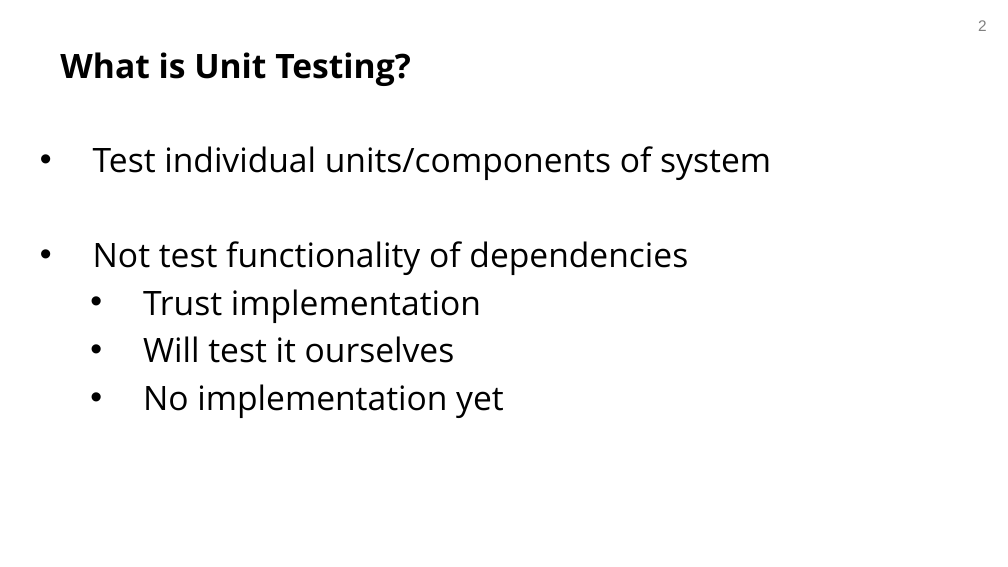
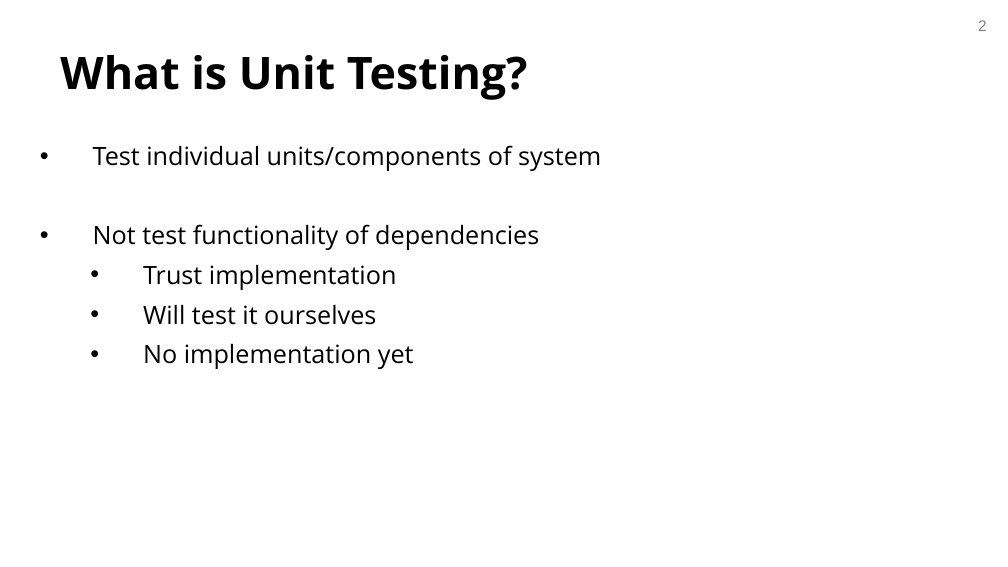
Before and after one commit to avishj/recitation-2-f24, a slide deck: slide 2 of resources/17623-recitation2.pptx. Drawn at 1008x567 pixels with LibreOffice and Linux fonts; fonts in the diff are those of the drawing; background and template pictures are left out. Boxes give left, top, right and bottom in pixels: in the first picture for what was removed or moved away, otherwise in the second. Text is boxed around its words. In the diff, an @@ line names an element or a change of style, - is before the commit and + after.

```diff
--- a/resources/17623-recitation2.pptx
+++ b/resources/17623-recitation2.pptx
@@ title "What is Unit Testing?" at [60,55,528,100]: size 24 to 32 pt @@
@@ text "Test individual units/components of system" at [93,145,601,369]: size 24 to 18 pt @@
```
Also in this commit, not shown: 14 other slides changed, 2 slides removed.
